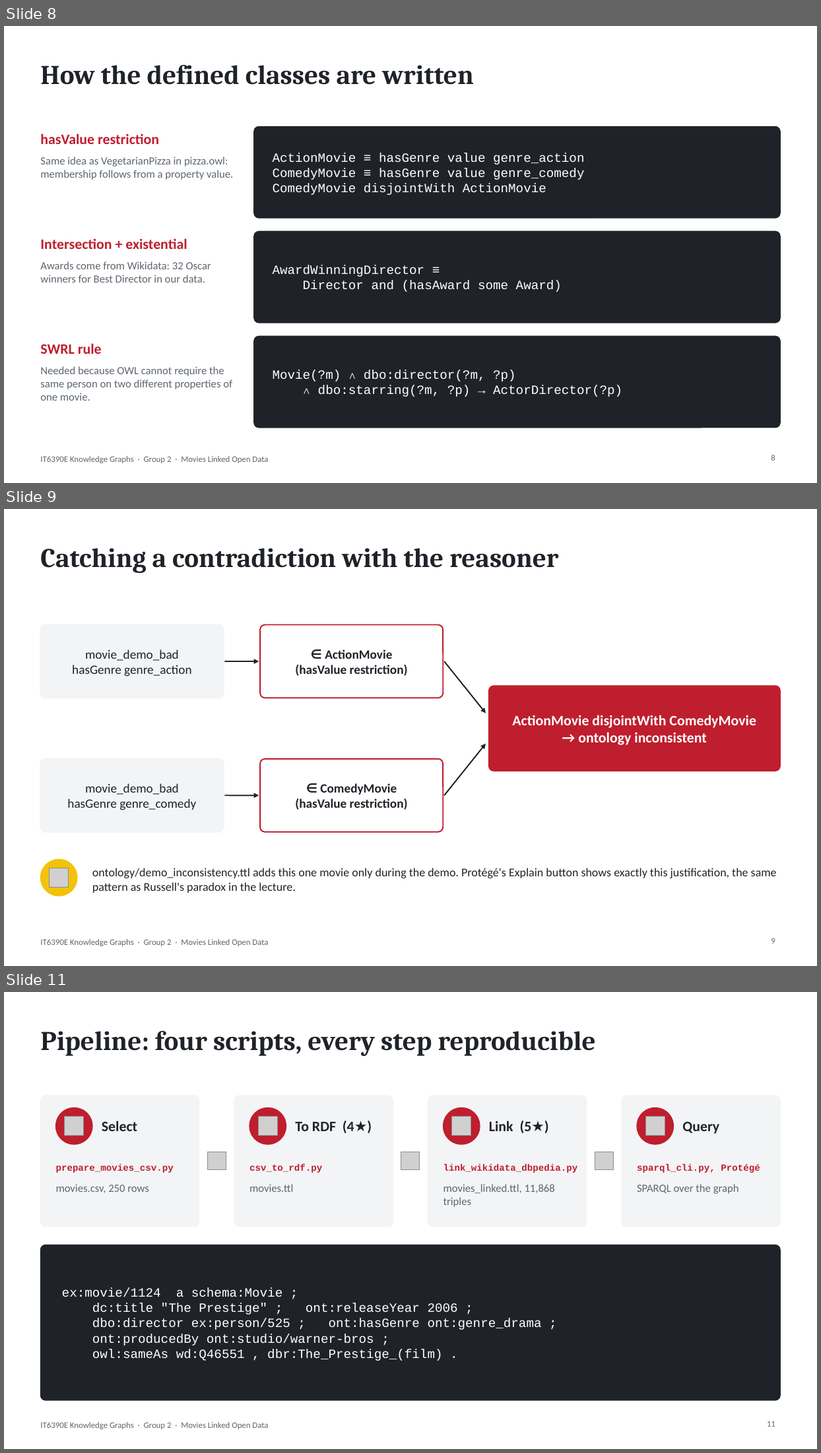
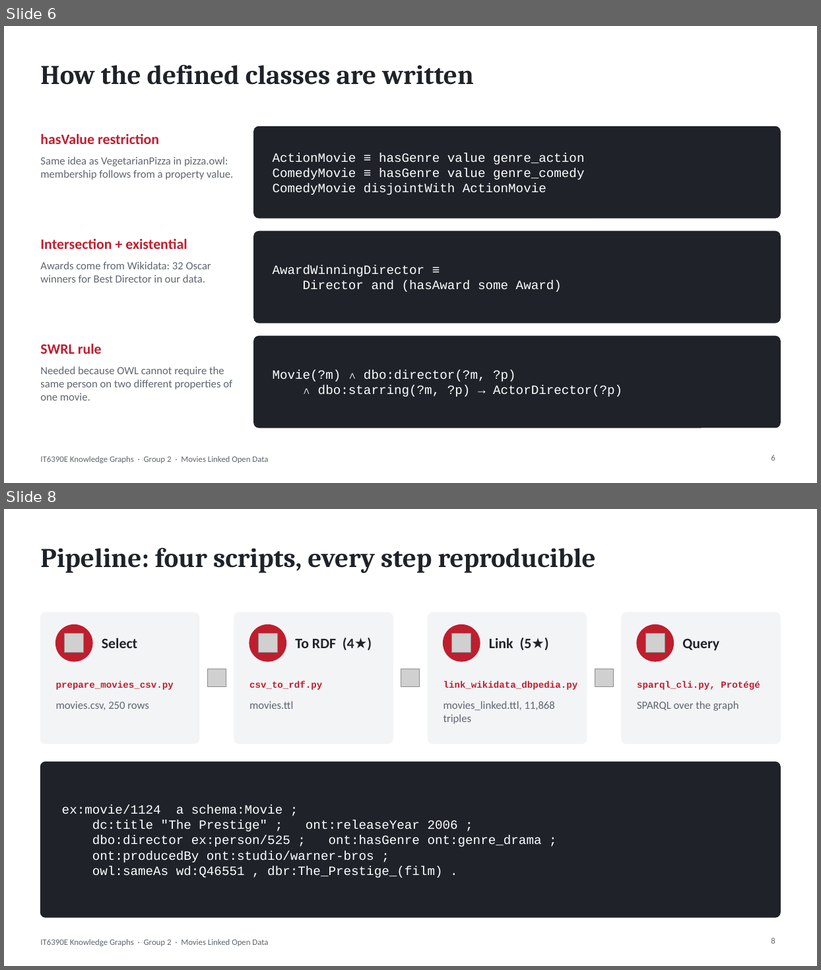
Before and after one commit to minhdo2207/it6390e-lod-capstone, a slide deck: slides/Group2_Capstone_Slides.pptx. Shown one above the other, each under a label of ours: slides 8, 9 and 11 before the commit, slides 6 and 8 after it; the slides between them are not shown. The pictures are 821x1453 and 821x970 pixels, drawn with LibreOffice and Linux fonts; fonts in the diff are those of the drawing; grey boxes stand for pictures; background and template pictures are left out. Boxes give left, top, right and bottom in pixels: in the first picture for what was removed or moved away, otherwise in the second. Text is boxed around its words. In the diff, an @@ line names an element or a change of style, - is before the commit and + after.

```diff
--- a/slides/Group2_Capstone_Slides.pptx
+++ b/slides/Group2_Capstone_Slides.pptx
@@ slide 9 removed at [4, 509, 817, 966], background #FFFFFF; not listed: 1 template element that a slide beside it also shows @@
@@ title removed at [40, 548, 558, 573] @@
-Catching a contradiction with the reasoner
@@ rounded rectangle removed at [40, 625, 224, 698] @@
@@ rounded rectangle removed at [260, 625, 443, 698] @@
@@ text removed at [72, 650, 191, 677] @@
-movie_demo_bad
-hasGenre genre_action
@@ arrow removed from (225, 661) to (259, 661) @@
@@ text removed at [295, 650, 408, 676] @@
-∈ ActionMovie
-(hasValue restriction)
@@ arrow removed from (444, 661) to (486, 714) @@
@@ rounded rectangle removed at [489, 686, 781, 771] @@
@@ text removed at [512, 715, 756, 745] @@
-ActionMovie disjointWith ComedyMovie
-→ ontology inconsistent
@@ arrow removed from (444, 795) to (486, 744) @@
@@ rounded rectangle removed at [40, 759, 224, 832] @@
@@ rounded rectangle removed at [260, 759, 443, 832] @@
@@ text removed at [67, 784, 196, 811] @@
-movie_demo_bad
-hasGenre genre_comedy
@@ text removed at [295, 784, 408, 810] @@
-∈ ComedyMovie
-(hasValue restriction)
@@ arrow removed from (225, 795) to (259, 795) @@
@@ ellipse removed at [40, 859, 77, 896] @@
@@ picture removed at [49, 868, 68, 887] @@
@@ text removed at [92, 868, 777, 893] @@
-ontology/demo_inconsistency.ttl adds this one movie only during the demo. Protégé's Explain button shows exactly this justification, the same pattern as Russell's paradox in the lecture.
@@ page number removed at [771, 938, 775, 944] @@
-9
@@ what was slide 8 is now slide 6 @@
@@ what was slide 11 is now slide 8 @@
@@ page number at [771, 938, 775, 944]: text changed @@
-11
+8
```
Also in this commit, not shown: 1 slide changed, 4 other slides removed, 9 other files.
